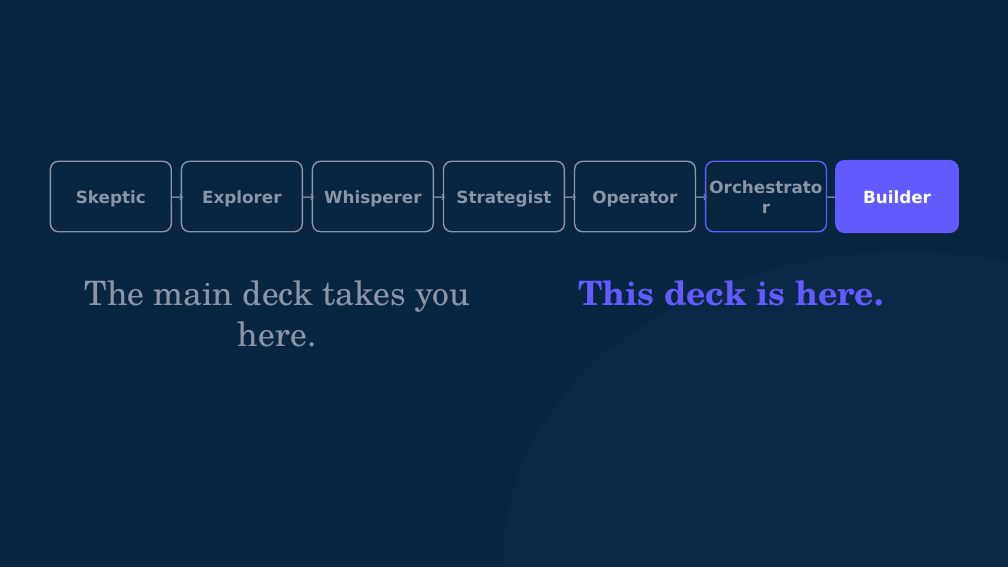
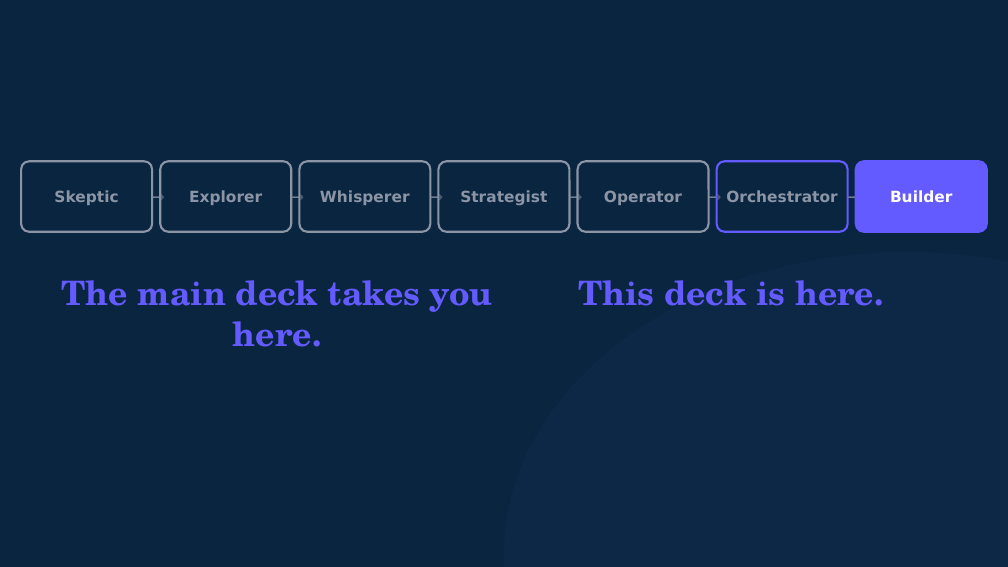
Before and after one commit to michaelengland/ai-best-practices, a slide deck: slide 2 of decks/builder/builder.pptx. Drawn at 1008x567 pixels with LibreOffice and Linux fonts; fonts in the diff are those of the drawing. Boxes give left, top, right and bottom in pixels: in the first picture for what was removed or moved away, otherwise in the second. Text is boxed around its words. In the diff, an @@ line names an element or a change of style, - is before the commit and + after.

```diff
--- a/decks/builder/builder.pptx
+++ b/decks/builder/builder.pptx
@@ text "Skeptic": place and size @@
-text "Skeptic" at [76,190,146,207]
+text "Skeptic" at [54,190,118,205]
@@ outline #8B95A5 1 pt to #8B95A5 1.5 pt in 5 elements at [438,161,570,232], [578,161,709,232], [299,161,430,232], [160,161,291,232], [21,161,152,232] @@
@@ rounded rectangle: place and size @@
-rounded rectangle at [50,161,171,232]
+rounded rectangle at [21,161,152,232]
@@ text "→": place and size @@
-text "→" at [171,161,181,232]
+text "→" at [152,161,160,232]
@@ text "Explorer": place and size @@
-text "Explorer" at [202,190,281,207]
+text "Explorer" at [189,190,262,205]
@@ rounded rectangle: place and size @@
-rounded rectangle at [181,161,302,232]
+rounded rectangle at [160,161,291,232]
@@ text "→": place and size @@
-text "→" at [302,161,312,232]
+text "→" at [291,161,299,232]
@@ rounded rectangle: place and size @@
-rounded rectangle at [312,161,433,232]
+rounded rectangle at [299,161,430,232]
@@ text "→": place and size @@
-text "→" at [433,161,444,232]
+text "→" at [430,161,438,232]
@@ rounded rectangle: place and size @@
-rounded rectangle at [444,161,564,232]
+rounded rectangle at [438,161,570,232]
@@ text "→": place and size @@
-text "→" at [564,161,575,232]
+text "→" at [570,161,578,232]
@@ rounded rectangle: place and size @@
-rounded rectangle at [575,161,696,232]
+rounded rectangle at [578,161,709,232]
@@ text "→": place and size @@
-text "→" at [696,161,706,232]
+text "→" at [709,161,717,232]
@@ text "Orchestrator": place and size @@
-text "Orchestrator" at [706,161,827,232]
+text "Orchestrator" at [726,190,837,202]
@@ rounded rectangle: place and size @@
-rounded rectangle at [706,161,827,232]
+rounded rectangle at [717,161,848,232]
@@ rounded rectangle at [717,161,848,232]: outline #635BFF 1 pt to #635BFF 1.5 pt @@
@@ text "→": place and size @@
-text "→" at [827,161,837,232]
+text "→" at [848,161,856,232]
@@ size 12 to 11 pt in 7 elements at [460,190,547,205], [320,190,410,205], [604,190,682,205], [189,190,262,205], [726,190,837,202], [54,190,118,205], [890,190,952,202] @@
@@ text "Builder": place and size @@
-text "Builder" at [863,190,931,203]
+text "Builder" at [890,190,952,202]
@@ rounded rectangle: place and size @@
-rounded rectangle at [837,161,958,232]
+rounded rectangle at [856,161,987,232]
@@ rounded rectangle at [856,161,987,232]: outline #635BFF 2 pt to #635BFF 1.5 pt @@
@@ text "The main deck takes you ..." at [62,280,493,347]: text colour #8B95A5 to #635BFF, bold on @@
```
Also in this commit, not shown: 12 other files.
